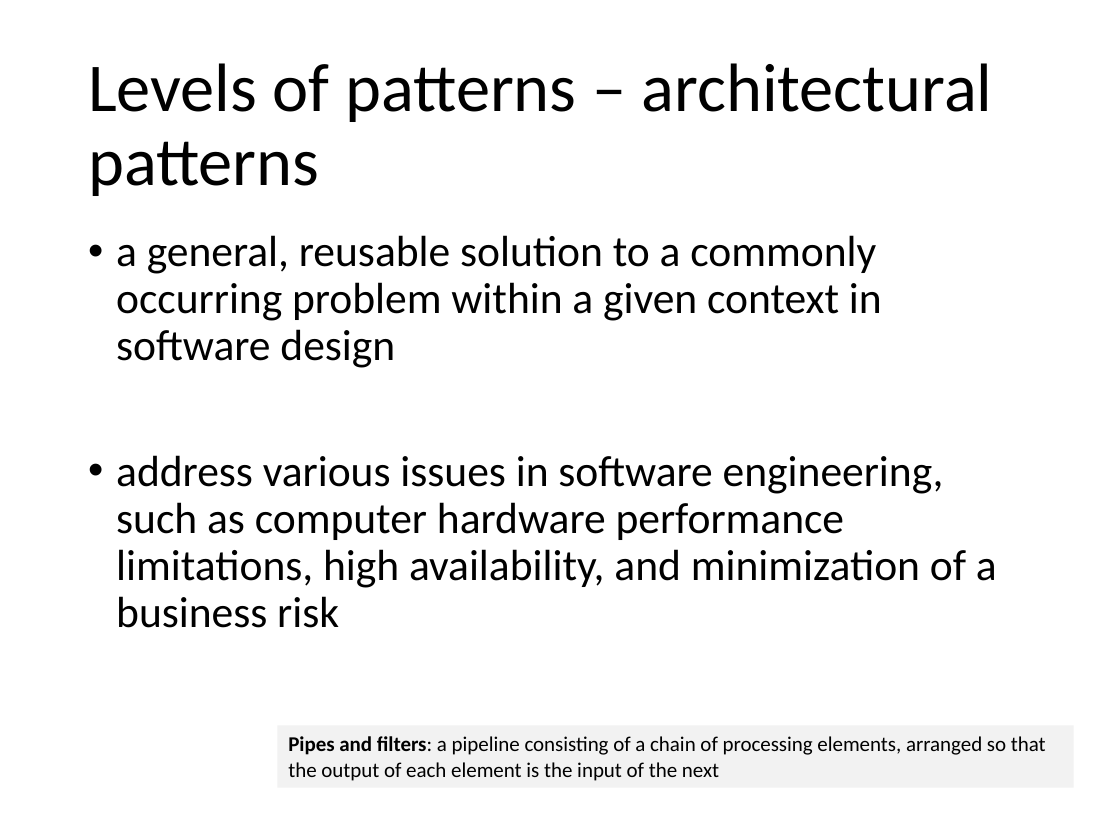
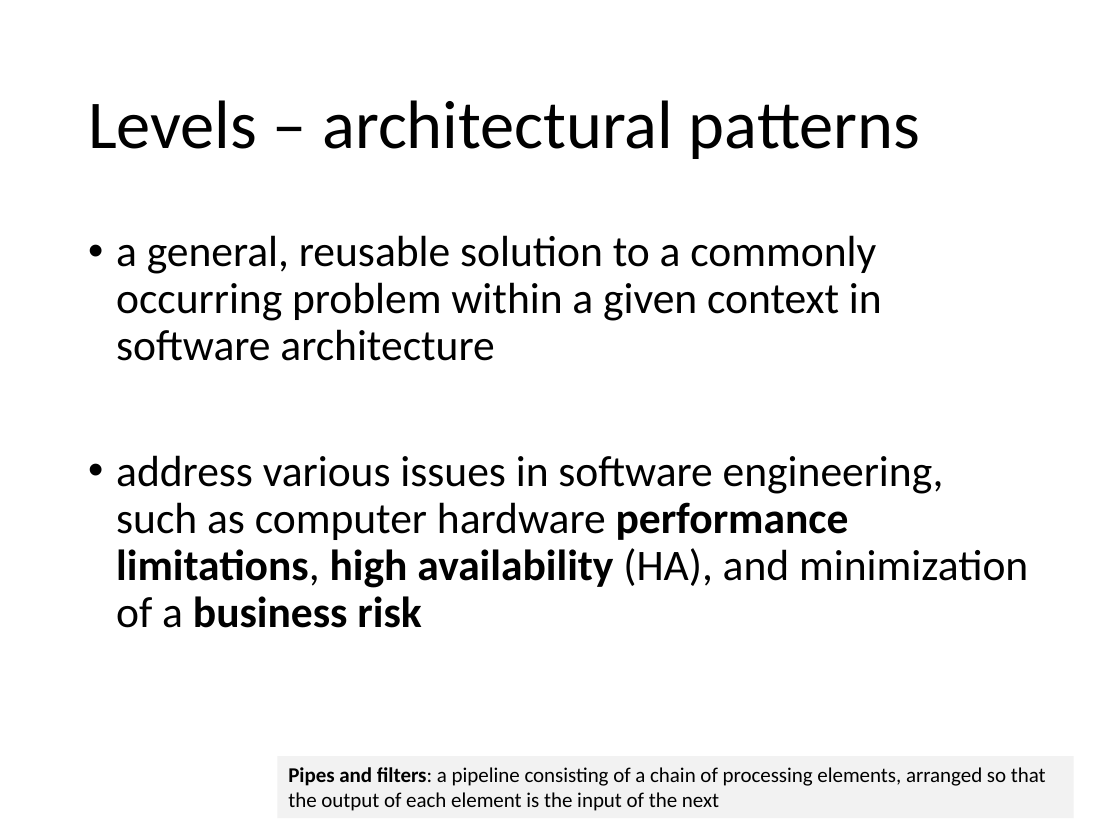
Before and after one commit to itascode/SU_SEGR_5240_18SQ, a slide deck: slide 12 of 03 - Patterns of Software Architecture.pptx (slide 11 before the commit). Drawn at 1120x840 pixels with LibreOffice and Linux fonts; fonts in the diff are those of the drawing. Boxes give left, top, right and bottom in pixels: in the first picture for what was removed or moved away, otherwise in the second. Text is boxed around its words. In the diff, an @@ line names an element or a change of style, - is before the commit and + after.

```diff
--- a/03 - Patterns of Software Architecture.pptx
+++ b/03 - Patterns of Software Architecture.pptx
@@ title at (x1=88, y1=100, x2=920, y2=159): text changed @@
-Levels of patterns – architectural patterns
+Levels – architectural patterns
@@ text at (x1=116, y1=235, x2=1028, y2=628): text changed @@
-• a general, reusable solution to a commonly occurring problem within a given context in software design
-• address various issues in software engineering, such as computer hardware performance limitations, high availability, and minimization of a business risk
+• a general, reusable solution to a commonly occurring problem within a given context in software architecture
+• address various issues in software engineering, such as computer hardware performance limitations, high availability (HA), and minimization of a business risk
@@ rectangle "Pipes and filters: a pipeline ..." moved from (x1=278, y1=726, x2=1074, y2=788) to (x1=278, y1=756, x2=1074, y2=819) @@
```
Also in this commit, not shown: 13 other slides changed, 2 slides added, 1 slide removed.
